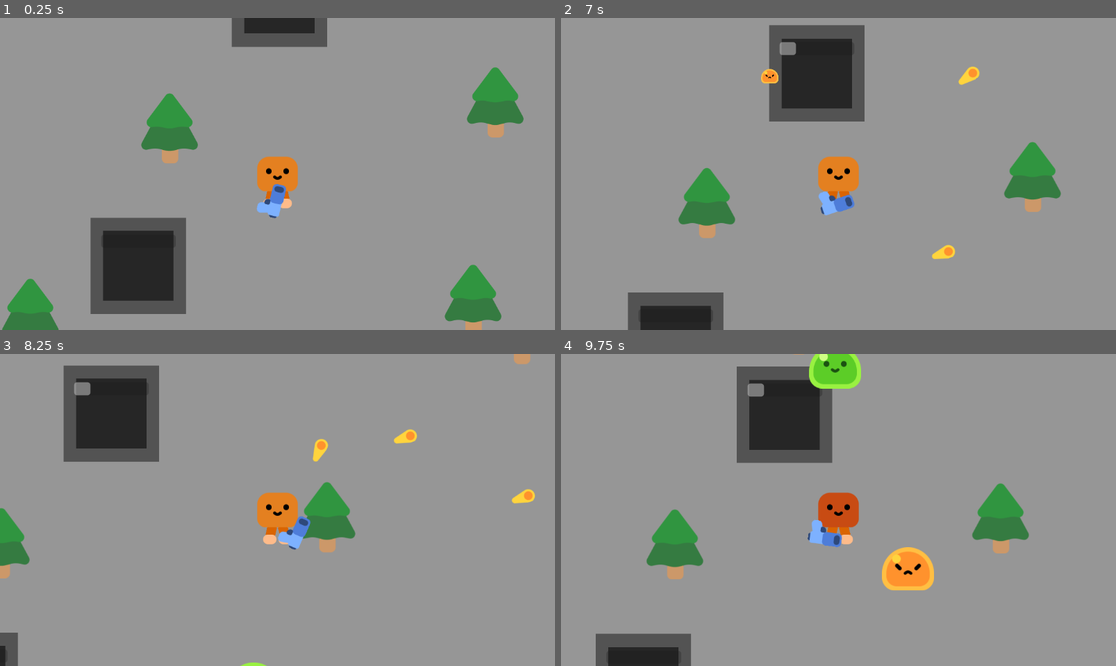
Above: before the commit, frames 1-4 (two rows, left to right).
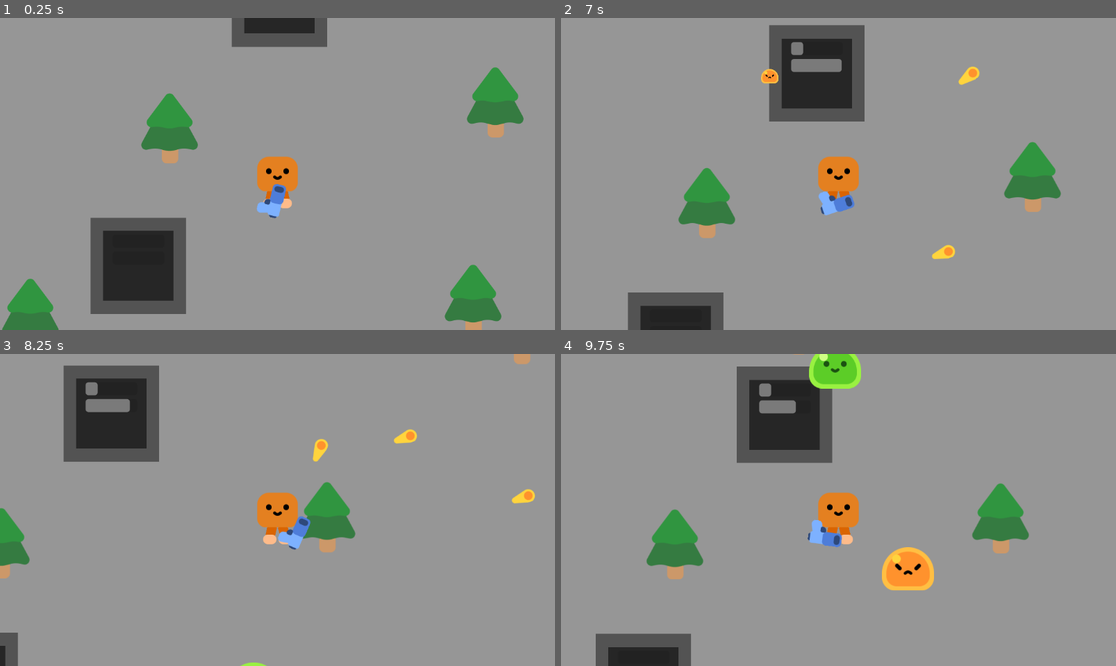
Above: after the commit, the same moments.

Repository: Pear-Juice/ATLS-GD-FarmerSurvivor
Game: Godot game, scene res://Scenes/L1.tscn
Same seed, same stepped clock (60 frames per second), same inputs: the game is played once before the commit and once after it.
Inputs (mouse positions are in pixels of both pictures, inside the frame that each line leads up to):
- Up to frame 1 (0.25 s): no input
- Up to frame 2 (7 s): tap Enter at 0.5 s; move the mouse to (960, 158) at 0.52 s; press the mouse at (960, 158) at 0.53 s; hold D (Right) 0.53-1.28 s; move the mouse to (727, 189) at 1.27 s; release the mouse at (727, 189) at 1.28 s; hold S (Down) 1.28-2.03 s; click (727, 189) at 1.35 s; move the mouse to (894, 105) at 2.02 s; press the mouse at (894, 105) at 2.03 s; hold D (Right) 2.03-2.78 s; move the mouse to (810, 236) at 2.77 s; release the mouse at (810, 236) at 2.78 s; hold W (Up) 2.78-3.53 s; click (810, 236) at 2.85 s; move the mouse to (1005, 220) at 3.52 s; press the mouse at (1005, 220) at 3.53 s; hold A (Left) 3.53-5.03 s; move the mouse to (672, 127) at 4.27 s; release the mouse at (672, 127) at 4.28 s; click (672, 127) at 4.35 s; move the mouse to (866, 174) at 5.02 s; press the mouse at (866, 174) at 5.03 s; hold S (Down) 5.03-5.78 s; move the mouse to (755, 96) at 5.77 s; release the mouse at (755, 96) at 5.78 s; hold D (Right) 5.78-6.53 s; click (755, 96) at 5.85 s; move the mouse to (960, 158) at 6.52 s; press the mouse at (960, 158) at 6.53 s; hold W (Up) from 6.53 s (still down)
- Up to frame 3 (8.25 s): move the mouse to (166, 525) at 7.27 s; release W (Up) at 7.28 s; release the mouse at (166, 525) at 7.28 s; hold D (Right) 7.28-8.03 s; click (166, 525) at 7.35 s; move the mouse to (333, 441) at 8.02 s; press the mouse at (333, 441) at 8.03 s; hold S (Down) from 8.03 s (still down)
- Up to frame 4 (9.75 s): move the mouse to (810, 572) at 8.77 s; release S (Down) at 8.78 s; release the mouse at (810, 572) at 8.78 s; hold A (Left) 8.78-9.53 s; click (810, 572) at 8.85 s; move the mouse to (1005, 556) at 9.52 s; press the mouse at (1005, 556) at 9.53 s; hold W (Up) from 9.53 s (still down)

The runs differ from the first frame. In frame 2, 0.5% of the frame differs, in the area x 39-51%, y 7-18%; in frame 3, 0.5%; in frame 4, 1.1%, in the area x 33-54%, y 9-56%.

Commit message:
Step 4 10+13m

Diff:
--- /dev/null
+++ b/Objects/Gem/Gem.tscn
@@ -0,0 +1,14 @@
+[gd_scene load_steps=3 format=3 uid="uid://dcpto3ycj4tqn"]
+
+[ext_resource type="Texture2D" uid="uid://b2tjxf0v2ua4j" path="res://Objects/Gem/Gem.png" id="1_cri56"]
+
+[sub_resource type="CircleShape2D" id="CircleShape2D_4hbje"]
+radius = 37.58
+
+[node name="Gem" type="Area2D"]
+
+[node name="CollisionShape2D" type="CollisionShape2D" parent="."]
+shape = SubResource("CircleShape2D_4hbje")
+
+[node name="Sprite2D" type="Sprite2D" parent="."]
+texture = ExtResource("1_cri56")
--- a/Objects/Player/Player.gd
+++ b/Objects/Player/Player.gd
@@ -37,8 +37,6 @@
 	for sprite in sprites.get_children():
 		sprite.self_modulate = hurt_color
 		var tween = get_tree().create_tween().tween_property(sprite, "self_modulate", Color.WHITE, 0.4)
-		await tween.finished
-		print("Hit fade finished")
 
 func kill():
 	print("You died!")
--- a/Objects/Trap/Trap.gd
+++ b/Objects/Trap/Trap.gd
@@ -5,6 +5,10 @@
 
 var open := true
 var capture_time : int
+
+var time_limit_tween : Tween
+
+@export var gem_tscn : PackedScene
 
 func _ready():
 	$CaptureIndicator.max_value = fill_max
@@ -16,15 +20,42 @@
 
 		$CaptureIndicator.value = captured_enemies.size()
 
+		$TimeLimitIndicator.value = 1
+		if time_limit_tween:
+			time_limit_tween.kill()
+
+		time_limit_tween = create_tween()
+		time_limit_tween.tween_property($TimeLimitIndicator, "value", 0, 10)
+		time_limit_tween.finished.connect(eject)
+
 		if captured_enemies.size() == 1:
 			capture_time = Time.get_ticks_msec()
 
 		if captured_enemies.size() >= fill_max:
-			open = false
-			var tween = get_tree().create_tween().tween_property($CaptureIndicator, "value", 0, 5)
-			clear()
-			await tween.finished
-			open = true
+			trap_full()
+
+func trap_full():
+	open = false
+	time_limit_tween.kill()
+	spawn_gem()
+	$TimeLimitIndicator.value = 0
+	var tween = get_tree().create_tween().tween_property($CaptureIndicator, "value", 0, 5)
+	clear()
+	await tween.finished
+	open = true
+
+func spawn_gem():
+	var gem = gem_tscn.instantiate()
+	gem.global_position = $GemSpawn.global_positiona
+	get_tree().root.call_deferred("add_child", gem)
+
+func eject():
+	open = false
+	for enemy in captured_enemies:
+		enemy.respawn()
+		await get_tree().create_timer(0.3).timeout
+
+	open = true
 
 func clear():
 	for enemy in captured_enemies:
--- a/Objects/Trap/Trap.tscn
+++ b/Objects/Trap/Trap.tscn
@@ -1,7 +1,8 @@
-[gd_scene load_steps=5 format=3 uid="uid://snyq0i2e4imx"]
+[gd_scene load_steps=6 format=3 uid="uid://snyq0i2e4imx"]
 
 [ext_resource type="Script" uid="uid://ctrdkewqin6mq" path="res://Objects/Trap/Trap.gd" id="1_goa61"]
 [ext_resource type="Texture2D" uid="uid://rijfd1qjl5wp" path="res://Objects/Trap/Trap.png" id="1_ieug1"]
+[ext_resource type="PackedScene" uid="uid://dcpto3ycj4tqn" path="res://Objects/Gem/Gem.tscn" id="2_bvghs"]
 
 [sub_resource type="RectangleShape2D" id="RectangleShape2D_17wca"]
 size = Vector2(145, 145)
@@ -11,6 +12,7 @@
 
 [node name="Trap" type="Area2D"]
 script = ExtResource("1_goa61")
+gem_tscn = ExtResource("2_bvghs")
 
 [node name="Sprite2D" type="Sprite2D" parent="."]
 self_modulate = Color(0.324411, 0.324411, 0.324411, 1)
@@ -37,12 +39,26 @@
 anchors_preset = 5
 anchor_left = 0.5
 anchor_right = 0.5
-offset_left = -77.0
+offset_left = -53.0
 offset_top = -65.0
-offset_right = 78.0
+offset_right = 54.0
 offset_bottom = -38.0
 grow_horizontal = 2
 max_value = 1.0
 show_percentage = false
 
+[node name="TimeLimitIndicator" type="ProgressBar" parent="."]
+anchors_preset = 5
+anchor_left = 0.5
+anchor_right = 0.5
+offset_left = -53.0
+offset_top = -30.0
+offset_right = 54.0
+offset_bottom = -3.0
+grow_horizontal = 2
+max_value = 1.0
+show_percentage = false
+
+[node name="GemSpawn" type="Node2D" parent="."]
+
 [connection signal="body_entered" from="." to="." method="_on_body_entered"]
Binary file added: Objects/Gem/Gem.png
Not shown, added: Objects/Gem/Gem.png.import
Not shown, changed: README.md
